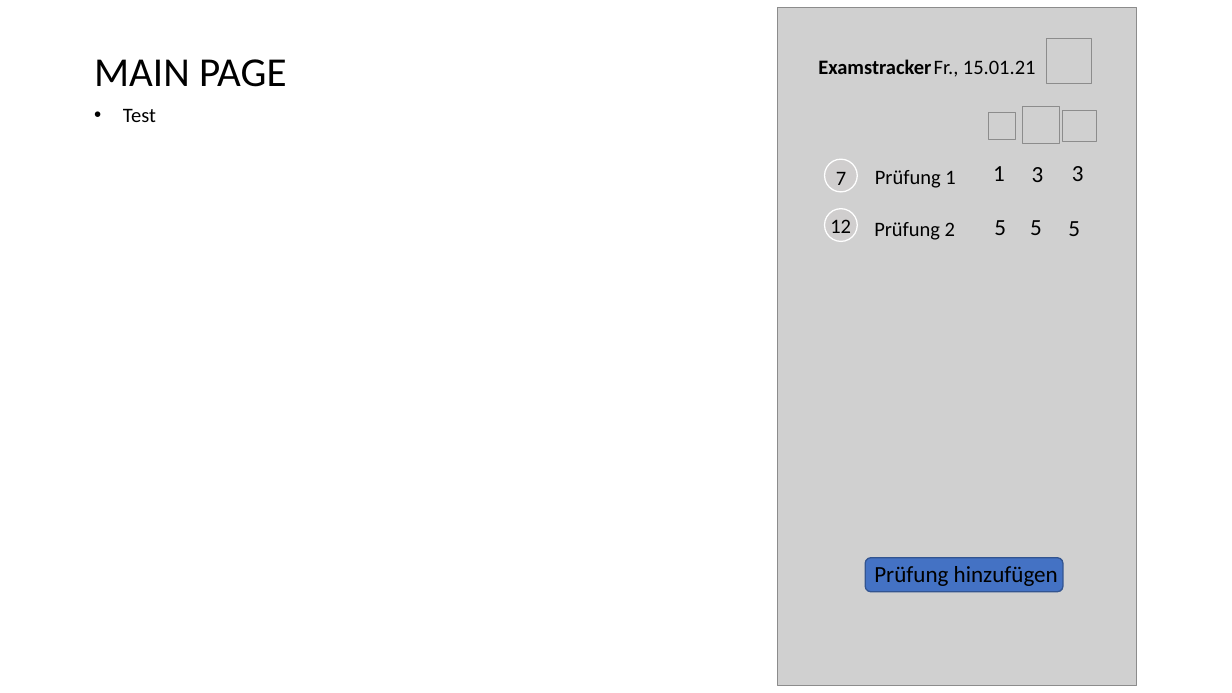
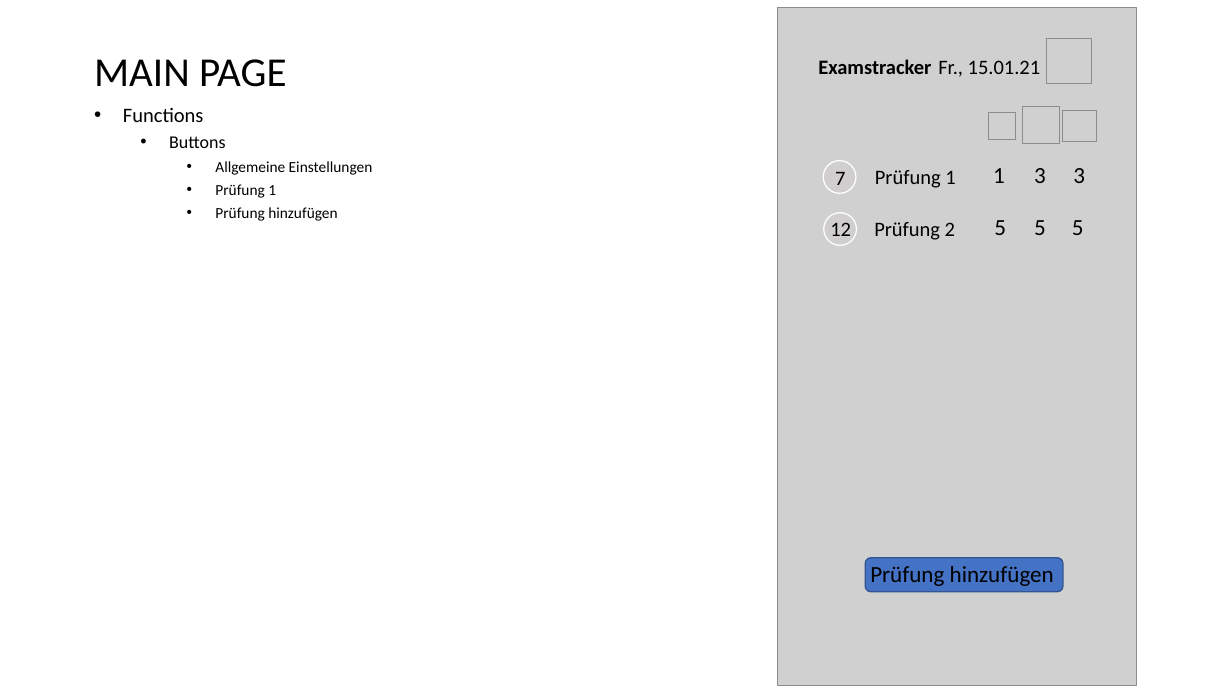
Before and after one commit to felixmeyjr/ExamTrackerAndMore, a slide deck: slide 4 of Design plan.pptx (slide 3 before the commit). Drawn at 1232x693 pixels with LibreOffice and Linux fonts; fonts in the diff are those of the drawing; grey boxes stand for pictures. Boxes give left, top, right and bottom in pixels: in the first picture for what was removed or moved away, otherwise in the second. Text is boxed around its words. In the diff, an @@ line names an element or a change of style, - is before the commit and + after.

Commit message:
Overview about windows and functions

```diff
--- a/Design plan.pptx
+++ b/Design plan.pptx
@@ text "Fr., 15.01.21" moved from (x1=934, y1=60, x2=1036, y2=77) to (x1=938, y1=60, x2=1041, y2=77) @@
@@ text at (x1=123, y1=108, x2=373, y2=221): text changed; size 16 to 12 pt @@
-• Test
+• Functions
+  • Buttons
+    • Allgemeine Einstellungen
+    • Prüfung 1
+    • Prüfung hinzufügen
@@ text "5" moved from (x1=1030, y1=220, x2=1042, y2=235) to (x1=1034, y1=220, x2=1046, y2=235) @@
@@ text "5" moved from (x1=1068, y1=221, x2=1080, y2=236) to (x1=1072, y1=220, x2=1084, y2=235) @@
@@ ellipse moved from (x1=824, y1=209, x2=857, y2=241) to (x1=824, y1=213, x2=857, y2=245) @@
@@ text "Prüfung hinzufügen" moved from (x1=874, y1=566, x2=1058, y2=586) to (x1=870, y1=566, x2=1054, y2=586) @@
```
Also in this commit, not shown: 1 other slide changed, 3 slides added.
